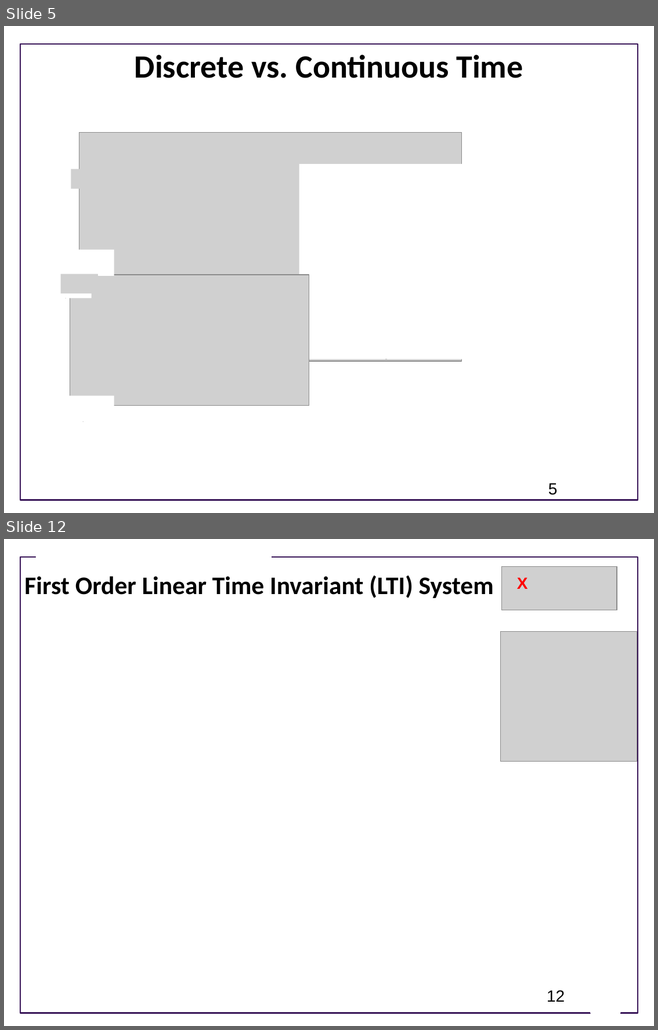
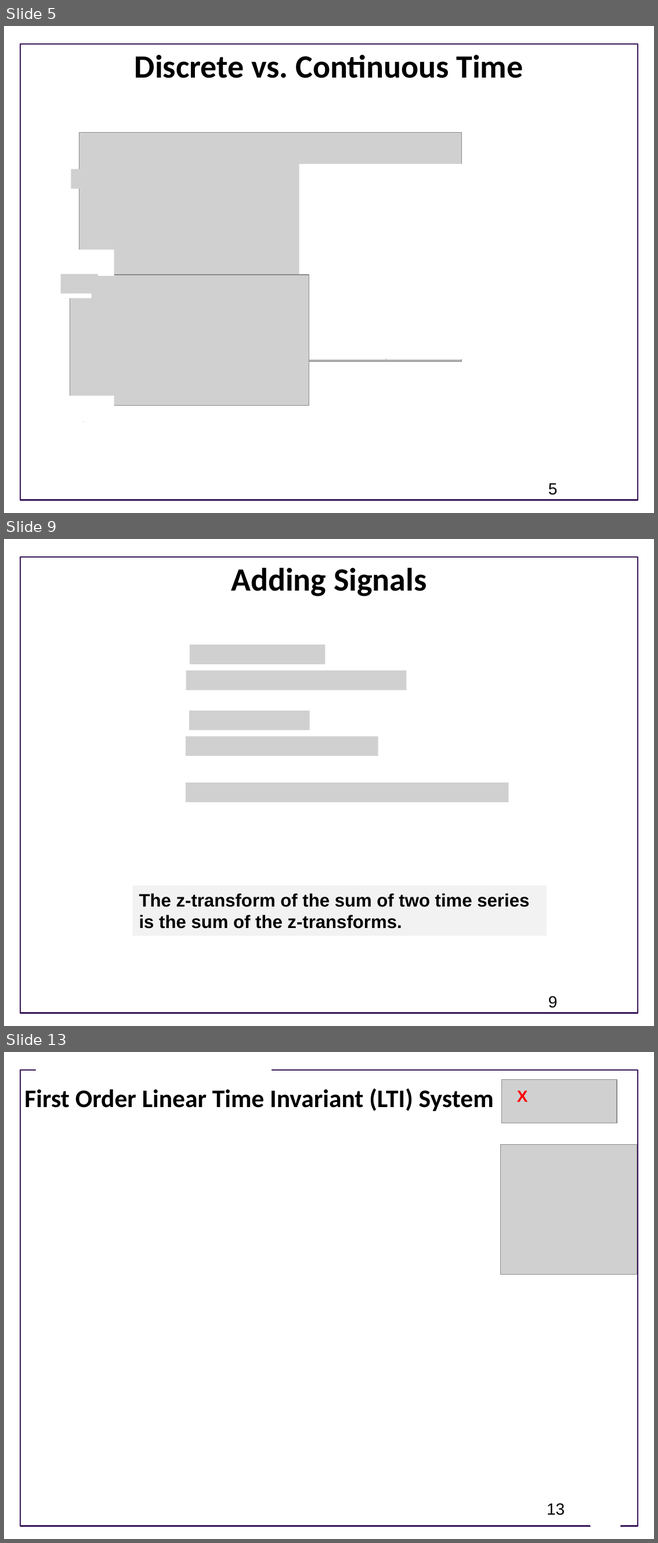
Before and after one commit to joseph-hellerstein/advanced-controls-lectures, a slide deck: lectures/lecture_09-linear_time_invariant_systems/linear_time_invariant_systems.pptx. Shown one above the other, each under a label of ours: slides 5 and 12 before the commit, slides 5, 9 and 13 after it; the slides between them are not shown. The pictures are 658x1030 and 658x1543 pixels, drawn with LibreOffice and Linux fonts; fonts in the diff are those of the drawing; grey boxes stand for pictures; background and template pictures are left out. Boxes give left, top, right and bottom in pixels: in the first picture for what was removed or moved away, otherwise in the second. Text is boxed around its words. In the diff, an @@ line names an element or a change of style, - is before the commit and + after.

```diff
--- a/lectures/lecture_09-linear_time_invariant_systems/linear_time_invariant_systems.pptx
+++ b/lectures/lecture_09-linear_time_invariant_systems/linear_time_invariant_systems.pptx
@@ slide 9 added at (4, 539, 654, 1026), background #FFFFFF; not listed: 1 template element that a slide beside it also shows @@
@@ title added at (231, 567, 426, 596), 36 pt, text #000000, bold @@
+Adding Signals
@@ picture added at (190, 645, 325, 664) @@
@@ picture added at (186, 670, 406, 690) @@
@@ picture added at (189, 711, 309, 730) @@
@@ picture added at (185, 736, 378, 756) @@
@@ picture added at (185, 783, 508, 802) @@
@@ rectangle added at (133, 886, 546, 936), fill #F2F2F2, 20 pt, text #000000, bold @@
+The z-transform of the sum of two time series is the sum of the z-transforms.
@@ page number added at (548, 996, 557, 1008), 18 pt, text #000000 @@
+9
@@ what was slide 12 is now slide 13 @@
@@ page number at (546, 1503, 564, 1515): text changed @@
-12
+13
```
Also in this commit, not shown: 8 slides changed, 1 other slide added, 1 slide removed.
